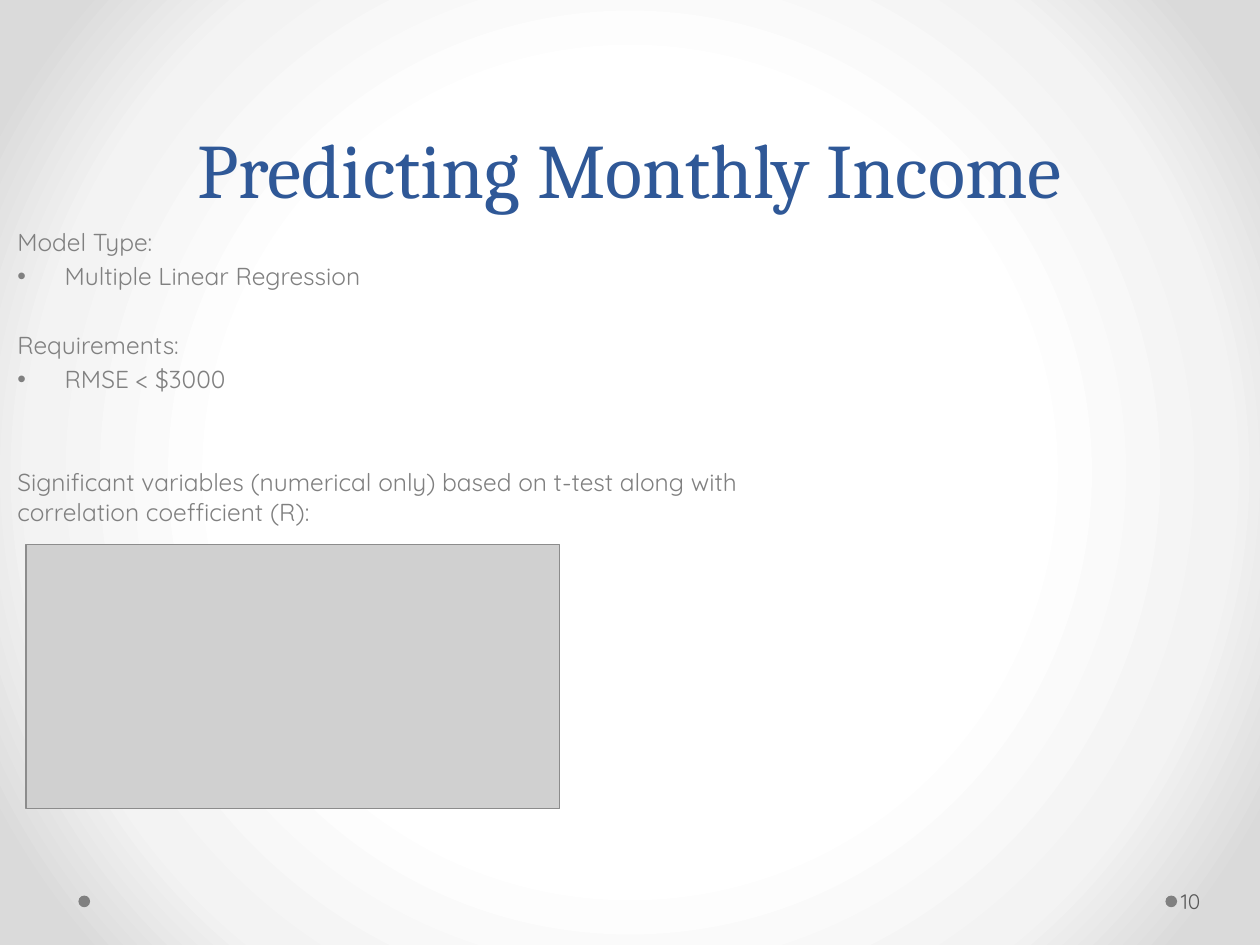
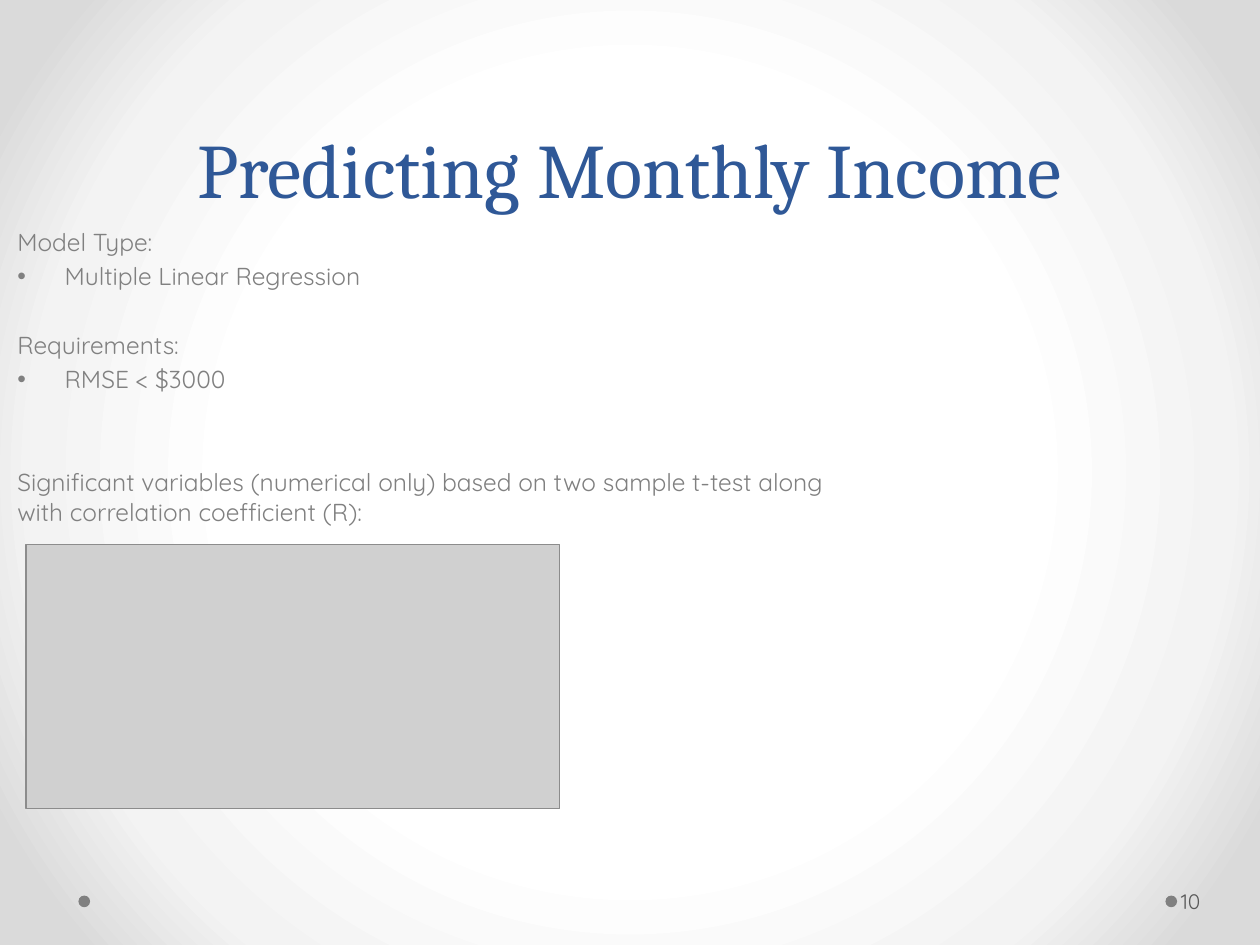
Before and after one commit to C-Stewart-GH/Attrition_and_Income_Prediction_Case_Study, a slide deck: slide 10 of PPT_Presentation/Final_CS2_Presentation.pptx. Drawn at 1260x945 pixels with LibreOffice and Linux fonts; fonts in the diff are those of the drawing; grey boxes stand for pictures. Boxes give left, top, right and bottom in pixels: in the first picture for what was removed or moved away, otherwise in the second. Text is boxed around its words. In the diff, an @@ line names an element or a change of style, - is before the commit and + after.

```diff
--- a/PPT_Presentation/Final_CS2_Presentation.pptx
+++ b/PPT_Presentation/Final_CS2_Presentation.pptx
@@ text at (17, 473, 822, 526): text changed @@
-Significant variables (numerical only) based on t-test along with correlation coefficient (R):
+Significant variables (numerical only) based on two sample t-test along with correlation coefficient (R):
```
Also in this commit, not shown: 5 other slides changed, 1 slide removed, 2 other files.
